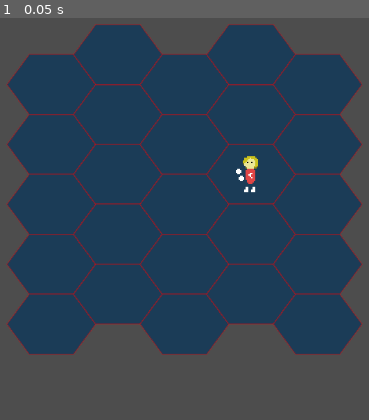
Above: before the commit, frame 1.
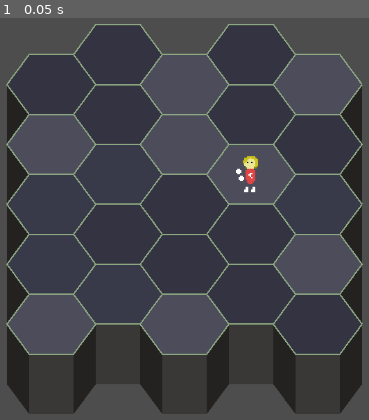
Above: after the commit, the same moment.

Repository: dminoru13/Onirociencia
Game: Godot game, scene res://cenas/Main.tscn
Same seed, same stepped clock (60 frames per second), same inputs: the game is played once before the commit and once after it.
Inputs:
- Up to frame 1 (0.05 s): no input

The runs differ from the first frame. In frame 1, 46% of the frame differs, in the area x 1-99%, y 1-99%.

Commit message:
fiz coisa legal

Diff:
--- a/cenas/Main.tscn
+++ b/cenas/Main.tscn
@@ -9,11 +9,11 @@
 
 [node name="Main" type="Node2D" unique_id=44142531]
 script = ExtResource("1_yihtt")
-achatamento = 0.78
 
 [node name="Tabuleiro" parent="." unique_id=1035979696 instance=ExtResource("1_1u0wg")]
 position = Vector2(432, 237.77594)
 tamanho_tabuleiro = Vector2i(5, 5)
+cor_tabuleiro = Color(0.22253194, 0.22369304, 0.28718582, 1)
 
 [node name="PosicaoHex" parent="Tabuleiro" unique_id=66041640 instance=ExtResource("4_if0kj")]
 posicao_hexagonal = Vector2i(9, 6)
@@ -26,8 +26,10 @@
 posicao_hexagonal = Vector2i(12, 7)
 
 [node name="Label" type="Label" parent="." unique_id=59206651]
-offset_right = 93.0
-offset_bottom = 30.0
+offset_left = 467.0
+offset_top = 120.0
+offset_right = 560.0
+offset_bottom = 150.0
 script = ExtResource("5_if0kj")
 
 [node name="Camera2D" type="Camera2D" parent="." unique_id=505377364]
--- a/cenas/Tabuleiro.tscn
+++ b/cenas/Tabuleiro.tscn
@@ -4,6 +4,7 @@
 [ext_resource type="Script" uid="uid://v28x5510pa65" path="res://scripts/Tabuleiro.gd" id="1_rgf3a"]
 
 [node name="Tabuleiro" type="Node2D" unique_id=1035979696]
+y_sort_enabled = true
 script = ExtResource("1_rgf3a")
 tamanho_tabuleiro = Vector2i(1, 1)
 CenaTile = ExtResource("1_p3p16")
--- a/cenas/Tile.tscn
+++ b/cenas/Tile.tscn
@@ -5,23 +5,28 @@
 
 [node name="Tile" type="Area2D" unique_id=649217449]
 script = ExtResource("1_86upo")
-cor_tile = Color(0.109786, 0.23789543, 0.34294894, 1)
-cor_borda = Color(1, 0, 0, 0.28235295)
+cor_tile = Color(0.061002567, 0.0939995, 0.07617455, 1)
+cor_borda = Color(0.54901963, 0.654902, 0.5058824, 1)
+cor_parede = Color(0.14464962, 0.13455525, 0.13050348, 1)
 
 [node name="PosicaoHex" parent="." unique_id=66041640 instance=ExtResource("2_kf0ti")]
+
+[node name="PoligonoParede" type="Polygon2D" parent="." unique_id=762585642]
+color = Color(0.14464962, 0.13455525, 0.13050348, 1)
+polygon = PackedVector2Array(32, 0, 16, 21.615993, -16, 21.615993, -32, 3.0566175e-15, -32, 43.231987, -16, 64.847984, 16, 64.847984, 32, 43.231987)
+
+[node name="PoligonoFrenteParede" type="Polygon2D" parent="." unique_id=1261554365]
 
 [node name="CollisionPolygon2D" type="CollisionPolygon2D" parent="." unique_id=1868016482]
 polygon = PackedVector2Array(32, 0, 16, 21.615993, -16, 21.615993, -32, 3.0566175e-15, -16, -21.615993, 16, -21.615993)
 
 [node name="PoligonoHexagono" type="Polygon2D" parent="." unique_id=1068093286]
-color = Color(0.109786, 0.23789543, 0.34294894, 1)
+color = Color(0.061002567, 0.0939995, 0.07617455, 1)
 polygon = PackedVector2Array(32, 0, 16, 21.615993, -16, 21.615993, -32, 3.0566175e-15, -16, -21.615993, 16, -21.615993)
-
-[node name="PoligonoParede" type="Polygon2D" parent="." unique_id=762585642]
 
 [node name="LinhaHexagono" type="Line2D" parent="." unique_id=1107292502]
 points = PackedVector2Array(32, 0, 16, 21.615993, -16, 21.615993, -32, 3.0566175e-15, -16, -21.615993, 16, -21.615993, 32, 0)
 width = 1.0
-default_color = Color(1, 1, 1, 0.4627451)
+default_color = Color(0.54901963, 0.654902, 0.5058824, 1)
 
 [node name="LinhaParede" type="Line2D" parent="." unique_id=1974647129]
--- a/scripts/Tabuleiro.gd
+++ b/scripts/Tabuleiro.gd
@@ -1,11 +1,21 @@
 @tool
 extends Node2D
+var CenaTile: PackedScene
+
 
 @export var tamanho_tabuleiro := Vector2i(0,0)
-@export var CenaTile: PackedScene
+@export var cor_tabuleiro := Color(0.216, 0.204, 0.38, 1.0)
+
+
 
 
 func _ready() -> void:
+
+	var cores = [
+		cor_tabuleiro.lightened(0.1),
+		cor_tabuleiro,
+		cor_tabuleiro.darkened(0.1)
+	]
 
 
 	for x in range(tamanho_tabuleiro.x):
@@ -13,6 +23,8 @@
 			var tile := CenaTile.instantiate()
 			add_child(tile)
 			tile.posicionar(Vector2i(x,y))
+			tile.cor_tile = cores.pick_random()
+
 
 
 
--- a/scripts/Tile.gd
+++ b/scripts/Tile.gd
@@ -6,20 +6,27 @@
 		espessura_linha = value
 		atualizar_vizual()
 
-@export var cor_tile:= Color(0.247, 0.0, 0.867, 1.0):
+@export var cor_tile:= Color(0.9, 0.761, 0.906, 1.0):
 	set(value):
 		cor_tile = value
 		atualizar_vizual()
 
-@export var cor_borda:= Color(1.0, 1.0, 1.0, 0.1)
+@export var cor_borda:= Color(1.0, 0.506, 0.0, 1.0):
+	set(value):
+		cor_borda = value
+		atualizar_vizual()
 
-@export var cor_parede := Color.DARK_SLATE_GRAY
+@export var cor_parede := Color(0.149, 0.137, 0.133):
+	set(value):
+		cor_parede = value
+		atualizar_vizual()
 
 @onready var poly := $PoligonoHexagono
 @onready var colisao := $CollisionPolygon2D
 @onready var borda := $LinhaHexagono
 @onready var parede := $PoligonoParede
 @onready var borda_parede := $LinhaParede
+@onready var parede_frente := $PoligonoFrenteParede
 
 var posicao_hex := Vector2i(0,0)
 var altura := 0
@@ -33,11 +40,14 @@
 
 func _ready() -> void:
 	atualizar_vizual()
+	add_to_group("tiles")
+
+
+
 
 
 func _process(delta: float) -> void:
 	pass
-
 
 
 
@@ -48,6 +58,7 @@
 		return
 
 	var pontos = criar_hecxagono()
+	var pontos_parede = criar_parede()
 	if pontos.size() < 6:
 		return
 
@@ -59,11 +70,18 @@
 	borda.width = espessura_linha
 	borda.default_color = cor_borda
 
+	parede.polygon = pontos_parede
+	parede.color = cor_parede
+
+	parede_frente.polygon = criar_parede_ferente()
+	parede_frente.color = cor_parede.lightened(0.1)
+
 
 
 
 func posicionar(pos_hex: Vector2i):
 	posicao_hex = pos_hex
+
 
 func fechar_poligonos_ponto(pontos: PackedVector2Array):
 	var p = pontos.duplicate()
@@ -87,7 +105,7 @@
 	var topo := criar_hecxagono()
 	var pontos := PackedVector2Array()
 
-	var altura_muro = Global.altura_hexagono/2
+	var altura_muro = Global.get_altura_hexagono()
 
 	pontos.append(topo[0])
 	pontos.append(topo[1])
@@ -101,3 +119,18 @@
 	pontos.append(Vector2(topo[0].x, topo[0].y + altura_muro))
 
 	return pontos
+
+func criar_parede_ferente():
+	var topo := criar_hecxagono()
+	var pontos := PackedVector2Array()
+
+	var altura_muro = Global.get_altura_hexagono()
+
+	pontos.append(topo[1])
+	pontos.append(topo[2])
+
+	# projeção vertical (paredes)
+	pontos.append(Vector2(topo[2].x, topo[2].y + altura_muro))
+	pontos.append(Vector2(topo[1].x, topo[1].y + altura_muro))
+
+	return pontos
